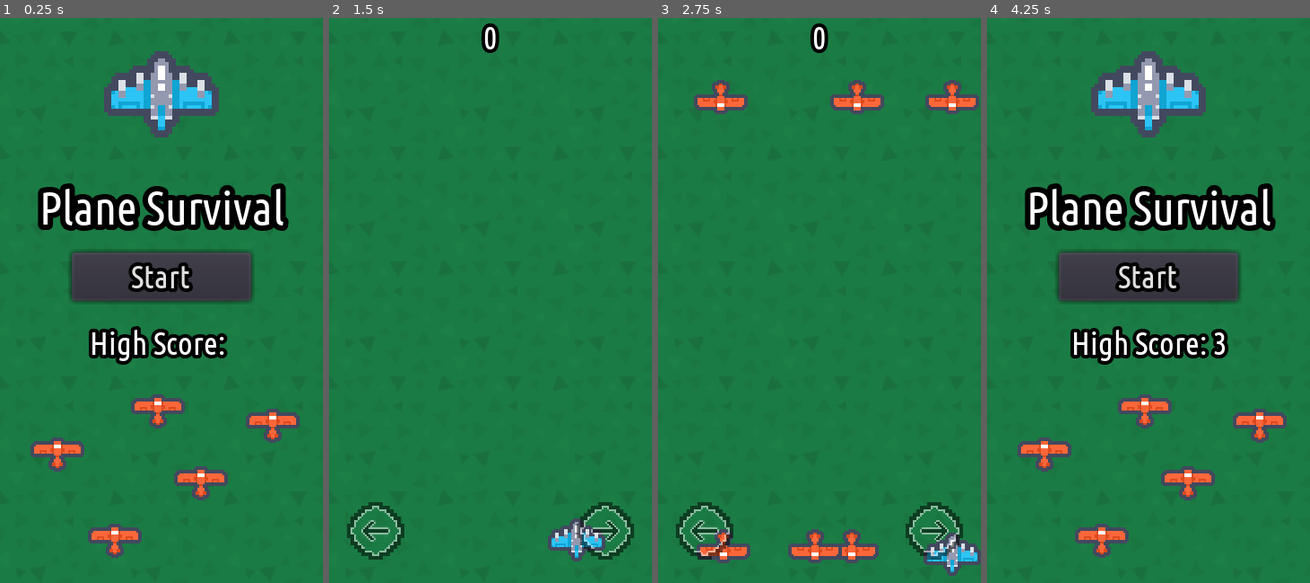
Above: before the commit, frames 1-4 (left to right).
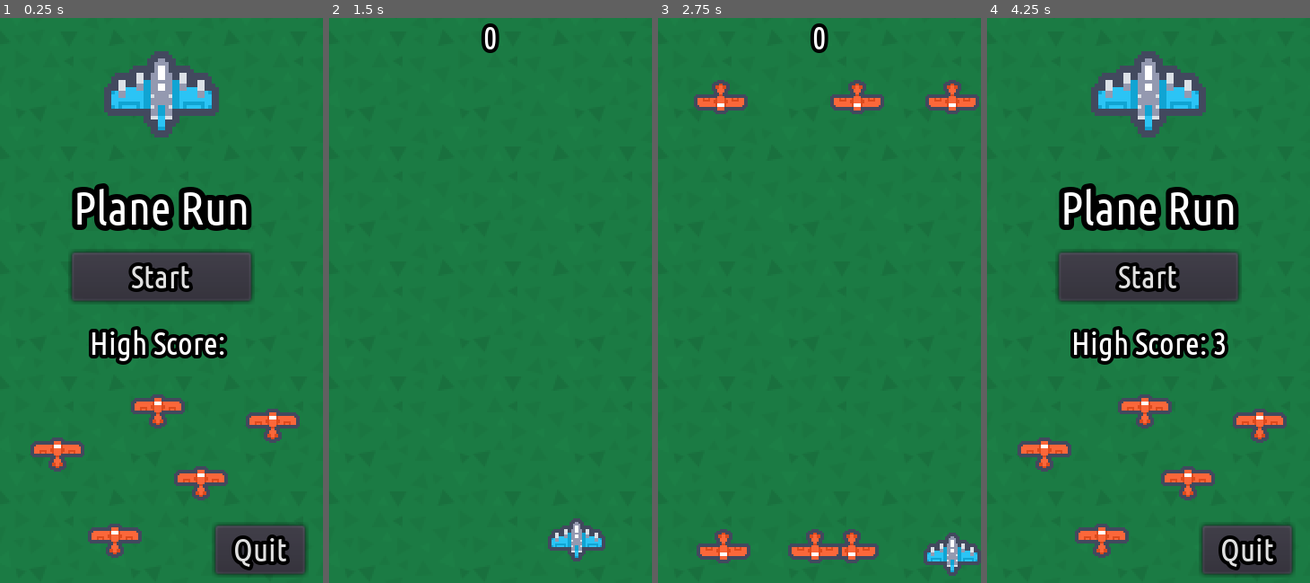
Above: after the commit, the same moments.

Repository: eggsnham07/PlaneRun
Game: Godot game, scene res://Scenes/Menu.tscn
The game is run twice, just before and just after one commit, with the same random seed, the same clock (stepped at 60 frames per second) and the same inputs. Sound files missing from this copy of the repository are replaced by a short silence.
Inputs:
- Up to frame 1 (0.25 s): no input
- Up to frame 2 (1.5 s): click "Start" at 0.5 s; tap Enter at 1.25 s; hold Right (ui_right) from 1.28 s (still down)
- Up to frame 3 (2.75 s): release Right (ui_right) at 2.03 s; hold Down (ui_down) from 2.03 s (still down)
- Up to frame 4 (4.25 s): release Down (ui_down) at 2.78 s; hold Right (ui_right) 2.78-3.53 s; hold Up (ui_up) from 3.53 s (still down)

The runs differ from the first frame. In frame 1, 6.7% of the frame differs, in the area x 11-95%, y 29-99%; in frame 2, 1.5%; in frame 3, 1.5%; in frame 4, 6.7%.

Commit message:
index.html coming soon!

Diff:
--- a/Scenes/Menu.gd
+++ b/Scenes/Menu.gd
@@ -5,3 +5,9 @@
 
 func _on_StartButton_pressed():
 	get_tree().change_scene("res://Scenes/World.tscn")
+
+func _on_QuitButton_pressed():
+	if OS.get_executable_path() == "tmp_js_export" || OS.get_executable_path() == "index" || OS.get_executable_path() == "game":
+		JavaScript.eval("window.location.href = 'https://planerun.eggsnham.com/'")
+	else:
+		get_tree().quit()
--- a/Scenes/Menu.tscn
+++ b/Scenes/Menu.tscn
@@ -33,7 +33,7 @@
 margin_top = 96.0
 margin_bottom = 126.0
 custom_fonts/font = SubResource( 1 )
-text = "Plane Survival"
+text = "Plane Run"
 align = 1
 valign = 1
 __meta__ = {
@@ -92,4 +92,16 @@
 scale = Vector2( 2, 2 )
 texture = ExtResource( 3 )
 
+[node name="QuitButton" type="Button" parent="."]
+margin_left = 120.0
+margin_top = 288.0
+margin_right = 170.0
+margin_bottom = 315.0
+custom_fonts/font = ExtResource( 2 )
+text = "Quit"
+__meta__ = {
+"_edit_use_anchors_": false
+}
+
 [connection signal="pressed" from="StartButton" to="." method="_on_StartButton_pressed"]
+[connection signal="pressed" from="QuitButton" to="." method="_on_QuitButton_pressed"]
--- a/Scenes/MobileControls.tscn
+++ /dev/null
@@ -1,28 +0,0 @@
-[gd_scene load_steps=4 format=2]
-
-[ext_resource path="res://Assets/LeftArrow.png" type="Texture" id=1]
-[ext_resource path="res://Assets/RightArrow.png" type="Texture" id=2]
-[ext_resource path="res://Scenes/MobileControls.gd" type="Script" id=3]
-
-[node name="MobileControls" type="CanvasLayer"]
-script = ExtResource( 3 )
-
-[node name="Left" type="TouchScreenButton" parent="."]
-modulate = Color( 1, 1, 1, 0.498039 )
-position = Vector2( 10, 275 )
-normal = ExtResource( 1 )
-passby_press = true
-action = "ui_left"
-__meta__ = {
-"_edit_lock_": true
-}
-
-[node name="Right" type="TouchScreenButton" parent="."]
-modulate = Color( 1, 1, 1, 0.498039 )
-position = Vector2( 138, 275 )
-normal = ExtResource( 2 )
-passby_press = true
-action = "ui_right"
-__meta__ = {
-"_edit_lock_": true
-}
--- a/Scenes/World.tscn
+++ b/Scenes/World.tscn
@@ -8,7 +8,6 @@
 [ext_resource path="res://Assets/explosionCrunch_000.ogg" type="AudioStream" id=6]
 [ext_resource path="res://Assets/CustomFont.tres" type="DynamicFont" id=7]
 [ext_resource path="res://Scenes/ScoreLabel.gd" type="Script" id=8]
-[ext_resource path="res://Scenes/MobileControls.tscn" type="PackedScene" id=9]
 [ext_resource path="res://Scenes/CanvasLayer.gd" type="Script" id=10]
 
 [node name="World" type="Node"]
@@ -73,8 +72,6 @@
 "_edit_use_anchors_": false
 }
 
-[node name="MobileControls" parent="." instance=ExtResource( 9 )]
-
 [node name="Sprite" parent="." instance=ExtResource( 1 )]
 
 [node name="PauseMenu" type="CanvasLayer" parent="."]
--- a/project.godot
+++ b/project.godot
@@ -10,7 +10,7 @@
 
 [application]
 
-config/name="Plane Survival"
+config/name="Plane Run"
 run/main_scene="res://Scenes/Menu.tscn"
 config/icon="res://icon.png"
 
Renamed: HTML/index.apple-touch-icon.png -> HTML/game/index.apple-touch-icon.png
Renamed: HTML/index.icon.png -> HTML/game/index.icon.png
Renamed: HTML/index.png -> HTML/game/index.png
Not shown: 1 places in Scenes/World.tscn that only renumber resources
Not shown, changed: export_presets.cfg
Not shown, added: HTML/game/index.audio.worklet.js
Not shown, added: HTML/game/index.html
Not shown, added: HTML/game/index.js
Not shown, added: HTML/game/index.pck
Not shown, added: HTML/game/index.wasm
Not shown, removed: HTML/index.pck
